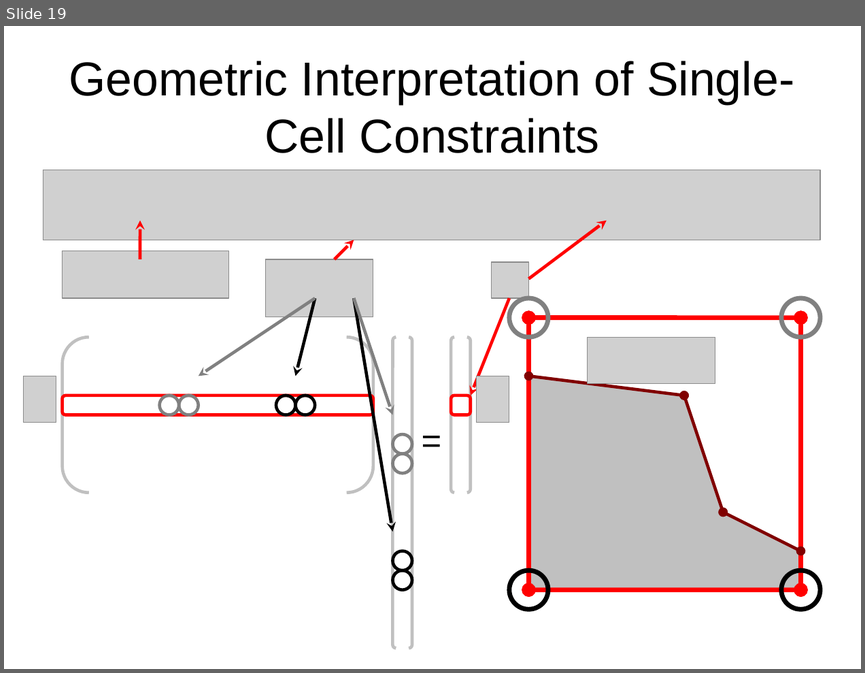
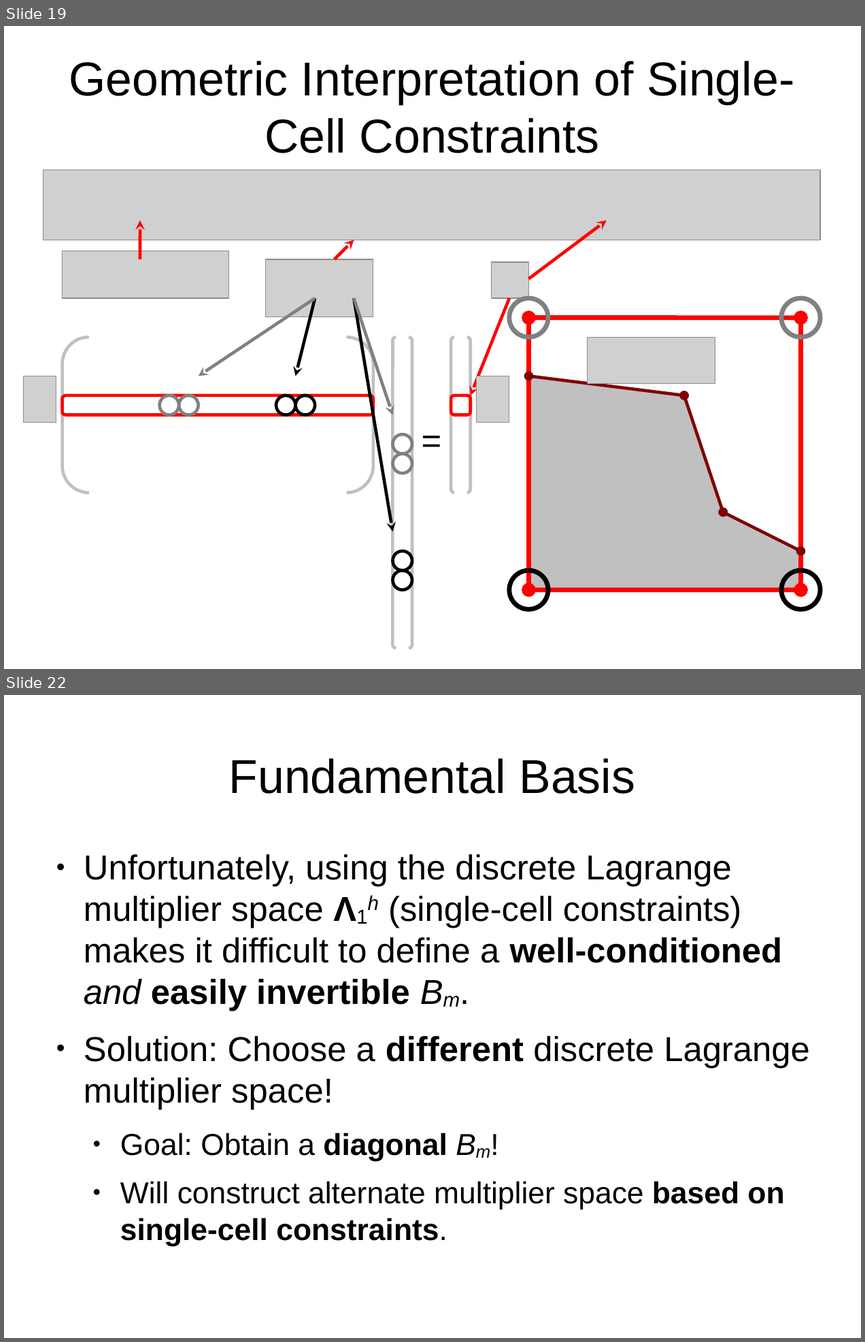
Before and after one commit to jhellrung/documents, a slide deck: presentations/sandia.2011.11.08/slides.odp. Shown one above the other, each under a label of ours: slide 19 before the commit, slides 19 and 22 after it; the slides between them are not shown. The pictures are 865x673 and 865x1342 pixels, drawn with LibreOffice and Linux fonts; fonts in the diff are those of the drawing; grey boxes stand for pictures. Boxes give left, top, right and bottom in pixels: in the first picture for what was removed or moved away, otherwise in the second. Text is boxed around its words. In the diff, an @@ line names an element or a change of style, - is before the commit and + after.

```diff
--- a/presentations/sandia.2011.11.08/slides.odp
+++ b/presentations/sandia.2011.11.08/slides.odp
@@ slide 22 added at (4, 695, 861, 1338), background #FFFFFF @@
@@ title added at (229, 758, 635, 794), 44 pt, text #000000 @@
+Fundamental Basis
@@ text added at (84, 854, 810, 1246), 32 pt, text #000000 @@
+● Unfortunately, using the discrete Lagrange multiplier space Λ1h (single-cell constraints) makes it difficult to define a well-conditioned and easily invertible Bm.
+● Solution: Choose a different discrete Lagrange multiplier space!
+  ● Goal: Obtain a diagonal Bm!
+  ● Will construct alternate multiplier space based on single-cell constraints.
```
Also in this commit, not shown: 3 slides changed, 2 other slides added.
